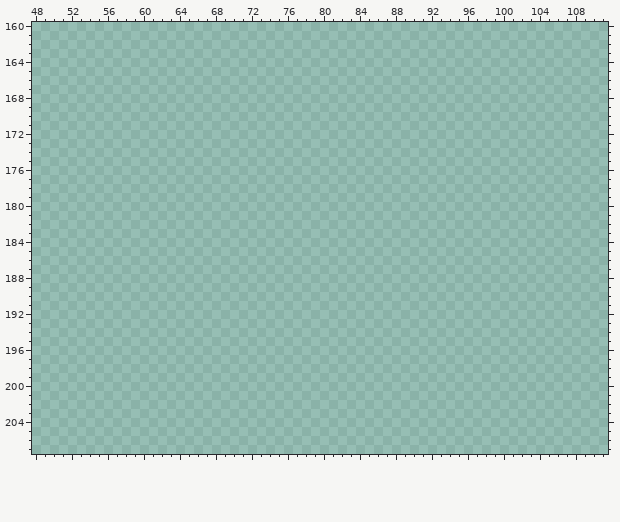
Edited in one commit: pixel-art file (art/tileset.ase). The first picture shows the starting point.
128x256 pixels, 1 frame. Shown: x 48..111, y 160..207.
Visible layers, top first: "Palette", "Sheet".
Palette (. is transparent): 
Pixels before (only the part around the change), first column x 48:
160 ................................................................
161 ................................................................
162 ................................................................
163 ................................................................
164 ................................................................
165 ................................................................
166 ................................................................
167 ................................................................
168 ................................................................
169 ................................................................
170 ................................................................
171 ................................................................
172 ................................................................
173 ................................................................
174 ................................................................
175 ................................................................
176 ................................................................
177 ................................................................
178 ................................................................
179 ................................................................
180 ................................................................
181 ................................................................
182 ................................................................
183 ................................................................
184 ................................................................
185 ................................................................
186 ................................................................
187 ................................................................
188 ................................................................
189 ................................................................
190 ................................................................
191 ................................................................
192 ................................................................
193 ................................................................
194 ................................................................
195 ................................................................
196 ................................................................
197 ................................................................
198 ................................................................
199 ................................................................
200 ................................................................
201 ................................................................
202 ................................................................
203 ................................................................
204 ................................................................
205 ................................................................
206 ................................................................
207 ................................................................
Now the later version:
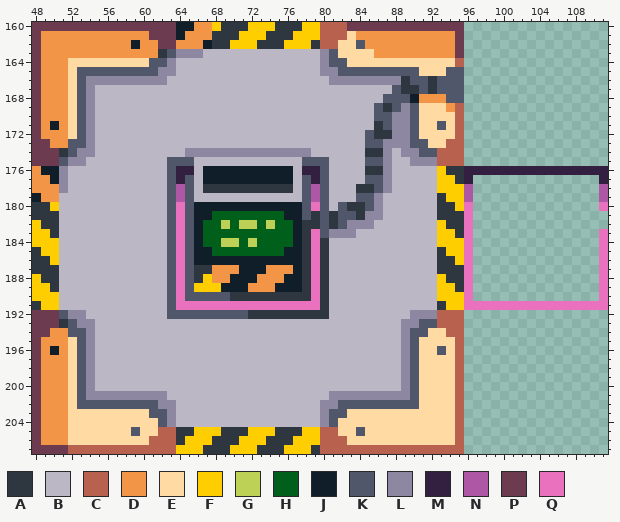
Colours new in this view: A #2e3740  B #bcb7c5  C #b8614e  D #f29546  E #ffdaa2  F #ffce00  G #bdd156  H #005f1b  J #101e29  K #50576b  L #8d87a2  M #332041  N #ae57a4  P #6c3b4f  Q #ea71bd
Edits made:
Changed rows in their new state; - is an unchanged pixel.
Layer "Sheet":
first column x 48:
160 PPPPPPPPPPPPPPPPJJDDFAAAFFFAAAFFCCCPPPPPPPPPPPPP----------------
161 PDDDDDDDDDDDDPPPJDDDAAAFFFAAAFFFCCCEDDDDDDDDDDDP----------------
162 PDDDDDDDDDDJDDPPDDDJAAFFFAAAFFFACCEEKDDDDDDDDDDP----------------
163 PDDDDDDDDDDDDDAKLLLBBBBBBBBBBBBBLKEEEEDDDDDDDDDP----------------
164 PDDDEEEEEEEEEKKLBBBBBBBBBBBBBBBBLKKEEEEEEEEEEEEC----------------
165 PDDDEKKKKKKKKKLLBBBBBBBBBBBBBBBBLLKKKKKKKKKEEEKK----------------
166 PDDDEKLLLLLLLLLBBBBBBBBBBBBBBBBBBLLLLLLLLAKKAKKK----------------
167 PDDDEKLBBBBBBBBBBBBBBBBBBBBBBBBBBBBBBBBBKAAKAKKK----------------
168 PDDDEKLBBBBBBBBBBBBBBBBBBBBBBBBBBBBBBBBKKKJDDDKK----------------
169 PDDDEKLBBBBBBBBBBBBBBBBBBBBBBBBBBBBBBBKAKLKEEEDC----------------
170 PDDDEKLBBBBBBBBBBBBBBBBBBBBBBBBBBBBBBBKKLLKEEEEC----------------
171 PDJDEKLBBBBBBBBBBBBBBBBBBBBBBBBBBBBBBBAKLLKEEKEC----------------
172 PDDDEKLBBBBBBBBBBBBBBBBBBBBBBBBBBBBBBKAALLKEEEEC----------------
173 PPDDKKLBBBBBBBBBBBBBBBBBBBBBBBBBBBBBBKKLLLKKEECC----------------
174 PPPAKLLBBBBBBBBBBLLLLLLLLLLLLLLBBBBBBAALBLLKKCCC----------------
175 PPPKLLBBBBBBBBBKKKBBBBBBBBBBBBKKKBBBBKKLBBLLLCCC----------------
176 DJJLBBBBBBBBBBBKMMBJJJJJJJJJJBMMKBBBBAALBBBBBFAAMMMMMMMMMMMMMMMM
177 DDJLBBBBBBBBBBBKMKBJJJJJJJJJJBKMKBBBBKKLBBBBBFFAM--------------M
178 DDDLBBBBBBBBBBBKNKBAAAAAAAAAABKNKBBBAAKLBBBBBFFFN--------------N
179 JDDBBBBBBBBBBBBKNKBBBBBBBBBBBBKNKBBBKKLBBBBBBAFFN--------------N
180 AAFBBBBBBBBBBBBKQKJJJJJJJJJJJJKQKBKAAKLBBBBBBAAFQ--------------Q
181 AAABBBBBBBBBBBBKQKJJHHHHHHHHJJKAKAKKALLBBBBBBAAAQ---------------
182 FAABBBBBBBBBBBBKQKJHHGHGGHGHHJAAKAKLLLBBBBBBBFAAQ---------------
183 FFABBBBBBBBBBBBKQKJHHHHHHHHHHJAQKLLLBBBBBBBBBFFAQ--------------Q
184 FFFBBBBBBBBBBBBKQKJHHGGHGHHHHJAQABBBBBBBBBBBBFFFQ--------------Q
185 AFFBBBBBBBBBBBBKQKJJHHHHHHHHJJAQABBBBBBBBBBBBAFFQ--------------Q
186 AAFBBBBBBBBBBBBKQKJJJJJJJJJJJJAQABBBBBBBBBBBBAAFQ--------------Q
187 AAABBBBBBBBBBBBKQKAADDDJJJDDDJAQABBBBBBBBBBBBAAAQ--------------Q
188 FAABBBBBBBBBBBBKQKAFDDJJJDDDJJAQABBBBBBBBBBBBFAAQ--------------Q
189 FFABBBBBBBBBBBBKQKFFFJJJDDDJJJAQABBBBBBBBBBBBFFAQ--------------Q
190 FFFBBBBBBBBBBBBKQKKKKKAAAAAAAAAQABBBBBBBBBBBBFFFQ--------------Q
191 AFFBBBBBBBBBBBBKQQQQQQQQQQQQQQQQABBBBBBBBBBBBAFFQQQQQQQQQQQQQQQQ
192 PPPKLLBBBBBBBBBKKKKKKKKKAAAAAAAAABBBBBBBBBLLLCCC----------------
193 PPPAKLLBBBBBBBBBBBBBBBBBBBBBBBBBBBBBBBBBBLLKKCCC----------------
194 PPDDKKLBBBBBBBBBBBBBBBBBBBBBBBBBBBBBBBBBBLKKEECC----------------
195 PDDDEKLBBBBBBBBBBBBBBBBBBBBBBBBBBBBBBBBBBLKEEEEC----------------
196 PDJDEKLBBBBBBBBBBBBBBBBBBBBBBBBBBBBBBBBBBLKEEKEC----------------
197 PDDDEKLBBBBBBBBBBBBBBBBBBBBBBBBBBBBBBBBBBLKEEEEC----------------
198 PDDDEKLBBBBBBBBBBBBBBBBBBBBBBBBBBBBBBBBBBLKEEEEC----------------
199 PDDDEKLBBBBBBBBBBBBBBBBBBBBBBBBBBBBBBBBBBLKEEEEC----------------
200 PDDDEKLBBBBBBBBBBBBBBBBBBBBBBBBBBBBBBBBBBLKEEEEC----------------
201 PDDDEKLLLLLLLLLBBBBBBBBBBBBBBBBBBLLLLLLLLLKEEEEC----------------
202 PDDDEKKKKKKKKKLLBBBBBBBBBBBBBBBBLLKKKKKKKKKEEEEC----------------
203 PDDDEEEEEEEEEKKLBBBBBBBBBBBBBBBBLKKEEEEEEEEEEEEC----------------
204 PDDDEEEEEEEEEEKLBBBBBBBBBBBBBBBBLKEEEEEEEEEEEEEC----------------
205 PDDDEEEEEEEKEECCAAFFFAAAFFFAAAFFCCEEKEEEEEEEEEEC----------------
206 PDDDEEEEEEEEECCCAFFFAAAFFFAAAFFFCCCEEEEEEEEEEEEC----------------
207 PPPPCCCCCCCCCCCCFFFAAAFFFAAAFFFACCCCCCCCCCCCCCCC----------------
Changed places in both pictures, as pixel boxes (x1, y1, x2, y2):
added: (32, 22, 608, 454)
